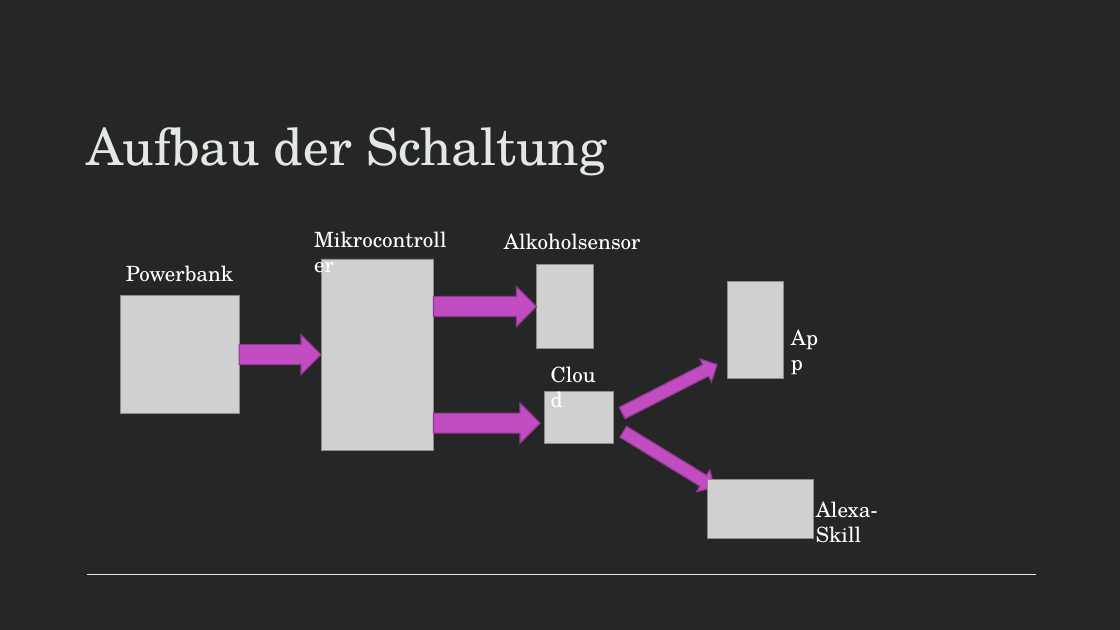
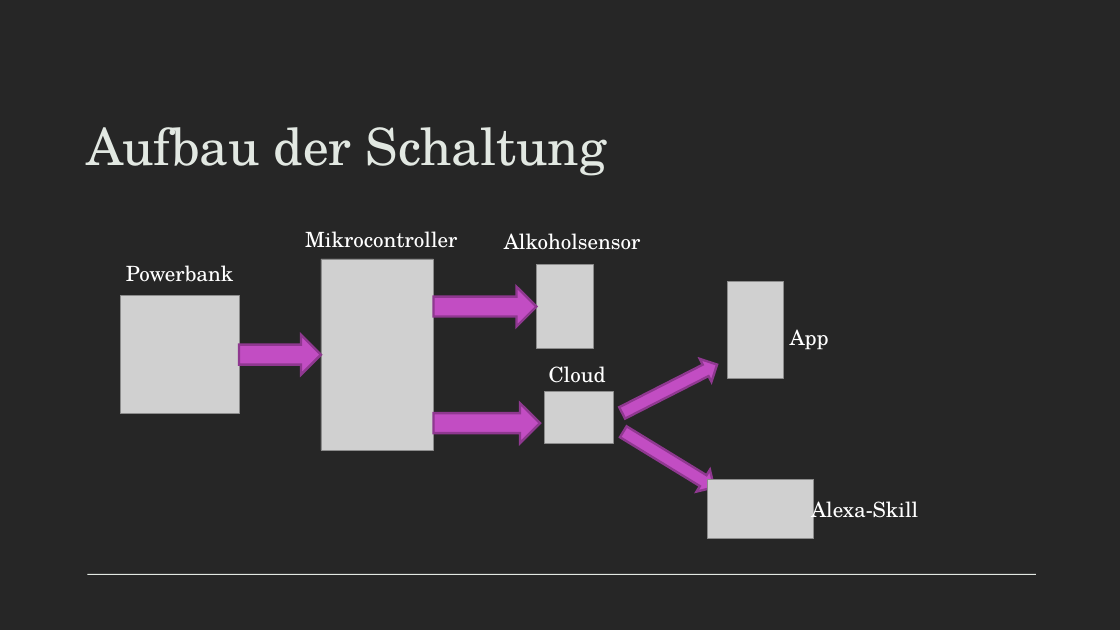
Before and after one commit to B4ldur-ts/smart-booze, a slide deck: slide 7 of Smartbooze.pptx. Drawn at 1120x630 pixels with LibreOffice and Linux fonts; fonts in the diff are those of the drawing; grey boxes stand for pictures. Boxes give left, top, right and bottom in pixels: in the first picture for what was removed or moved away, otherwise in the second. Text is boxed around its words. In the diff, an @@ line names an element or a change of style, - is before the commit and + after.

```diff
--- a/Smartbooze.pptx
+++ b/Smartbooze.pptx
@@ text "Mikrocontroller" rewrapped from [306,223,462,256] to [305,231,457,248] @@
@@ text "App" rewrapped from [783,320,838,354] to [790,329,829,350] @@
@@ right arrow at [239,334,321,375]: outline #903990 1 pt to #8F3890 2 pt; proportions changed @@
@@ text "Cloud" rewrapped from [543,358,615,392] to [549,366,606,383] @@
@@ right arrow at [617,421,722,499]: outline #903990 1 pt to #8F3890 2 pt; proportions changed @@
@@ text "Alexa-Skill" rewrapped from [816,501,878,543] to [811,496,918,523] @@
```
Also in this commit, not shown: 4 other slides changed.
